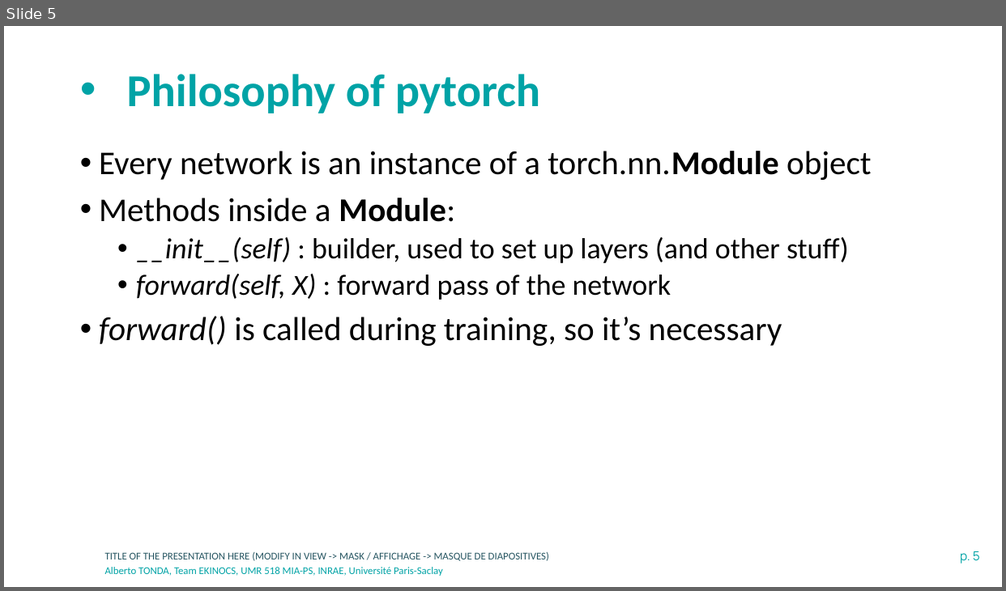
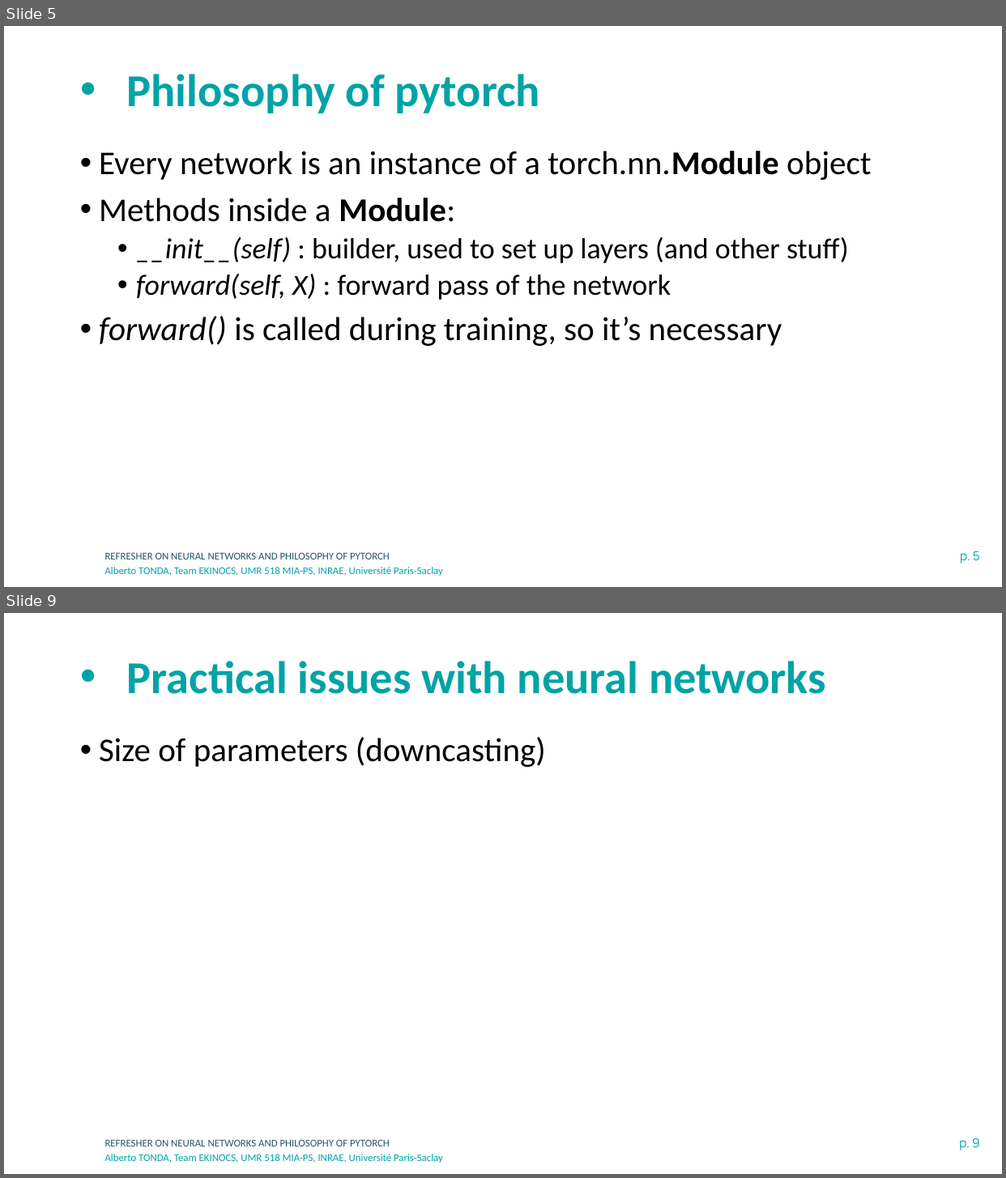
Before and after one commit to albertotonda/teaching, a slide deck: deep-learning-in-practice-with-pytorch/2-neural-networks-and-pytorch.pptx. Shown one above the other, each under a label of ours: slide 5 before the commit, slides 5 and 9 after it; the slides between them are not shown. The pictures are 1006x591 and 1006x1178 pixels, drawn with LibreOffice and Linux fonts; fonts in the diff are those of the drawing; background and template pictures are left out. Boxes give left, top, right and bottom in pixels: in the first picture for what was removed or moved away, otherwise in the second. Text is boxed around its words. In the diff, an @@ line names an element or a change of style, - is before the commit and + after.

```diff
--- a/deep-learning-in-practice-with-pytorch/2-neural-networks-and-pytorch.pptx
+++ b/deep-learning-in-practice-with-pytorch/2-neural-networks-and-pytorch.pptx
@@ slide 9 added at [4,613,1002,1174], background #FFFFFF; not listed: 3 template elements that a slide beside it also shows @@
@@ title added at [127,661,826,694], 44 pt, text #00A3A6, bold @@
+• Practical issues with neural networks
@@ text added at [99,737,546,767], 32 pt, text #000000 @@
+• Size of parameters (downcasting)
@@ slide 5 changed as well @@
@@ text at [105,552,390,560]: text changed @@
-TITLE OF THE PRESENTATION HERE (MODIFY IN VIEW -> MASK / AFFICHAGE -> MASQUE DE DIAPOSITIVES)
+REFRESHER ON NEURAL NETWORKS AND PHILOSOPHY OF PYTORCH
```
Also in this commit, not shown: 4 other slides changed, 4 other slides added, 7 other files.
